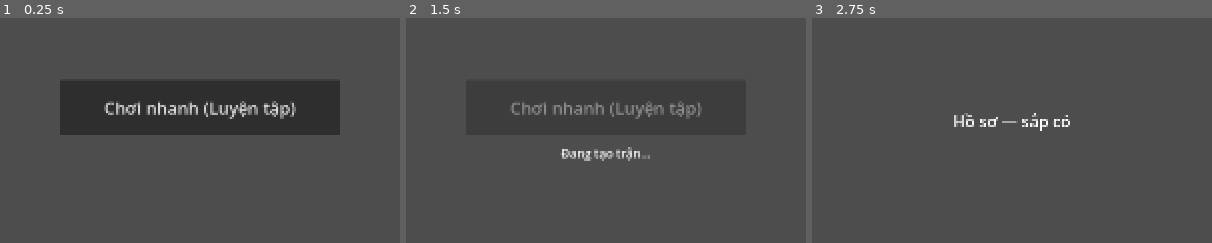
Above: before the commit, frames 1-3 (left to right).
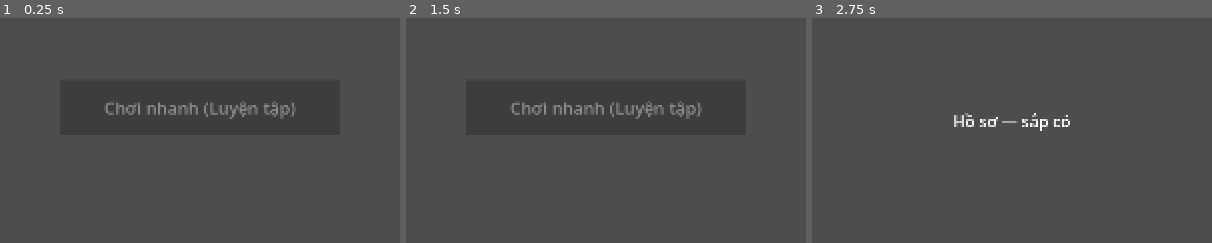
Above: after the commit, the same moments.

Repository: zendF1/battle-squad-game
Game: Godot game, scene res://screens/home.tscn
Two runs of this game, one before a commit and one after it. Both use one fixed random seed, a clock stepped at 60 frames per second and the inputs below. This scene is started directly instead of the project's main scene.
Inputs (mouse positions are % of the whole screen's width and height, from its top left):
- Up to frame 1 (0.25 s): no input
- Up to frame 2 (1.5 s): click (50, 44) at 0.5 s, where only the run before the commit has a clickable "Chơi nhanh (Luyện tập)"; click "Chơi" at 1.25 s
- Up to frame 3 (2.75 s): click "Hồ sơ" at 2 s
The pictures show only the part of the screen within x 25-75%, y 24-74%; the shares and areas given below are measured in that part.

The runs differ from the first frame. In frame 1, 1.0% of the frame differs, in the area x 26-74%, y 36-45%; in frame 2, 0.6%; in frame 3, nothing differs.

Commit message:
Home: disable Chơi nhanh while the socket is not open Home: guard MatchStarted data is Dictionary before storing the snapshot

Diff:
--- a/screens/home.gd
+++ b/screens/home.gd
@@ -84,6 +84,8 @@
 
 func _update_conn() -> void:
 	_conn.text = "● Online" if GameSocket.is_open() else "○ Đang kết nối..."
+	# A QuickPlay sent while offline would sit in an outbox that may never flush.
+	_quick_play.disabled = _pending or not GameSocket.is_open()
 
 
 func _on_quick_play() -> void:
@@ -108,7 +110,8 @@
 			_pending = false
 			_timer.stop()
 			GameSocket.hold() # TurnStarted follows immediately; Match releases it
-			Router.match_snapshot = data
+			if data is Dictionary:
+				Router.match_snapshot = data
 			Router.go(Router.MATCH)
 		"RoomError":
 			if _pending:
@@ -125,7 +128,7 @@
 	_pending = false
 	_timer.stop()
 	_status.text = message
-	_quick_play.disabled = false
+	_update_conn()
 
 
 static func _error_message(data: Variant) -> String:
